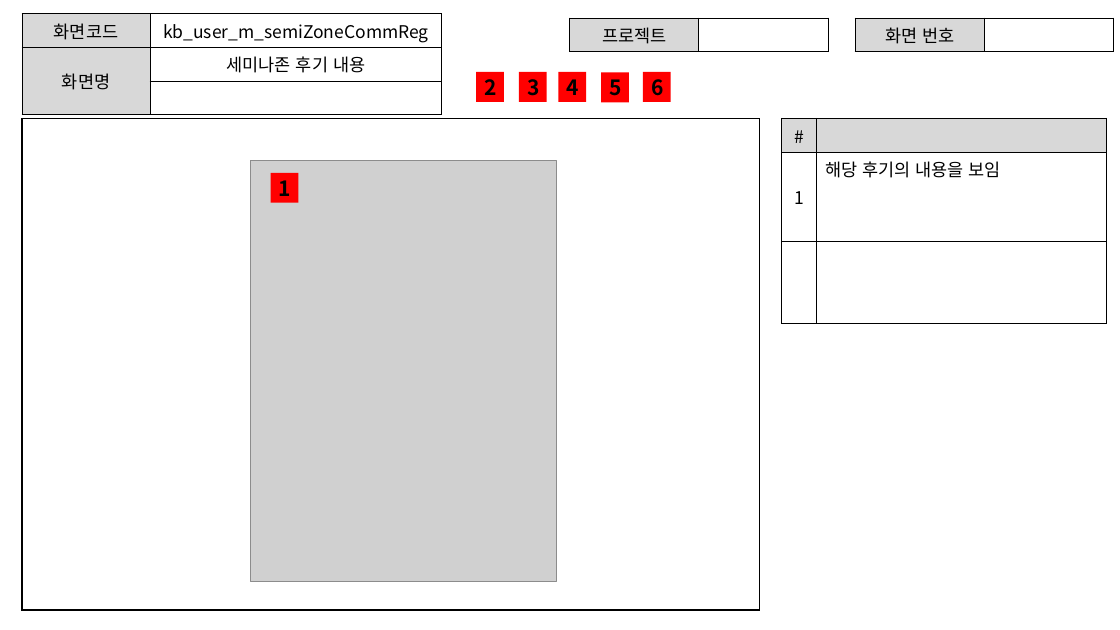
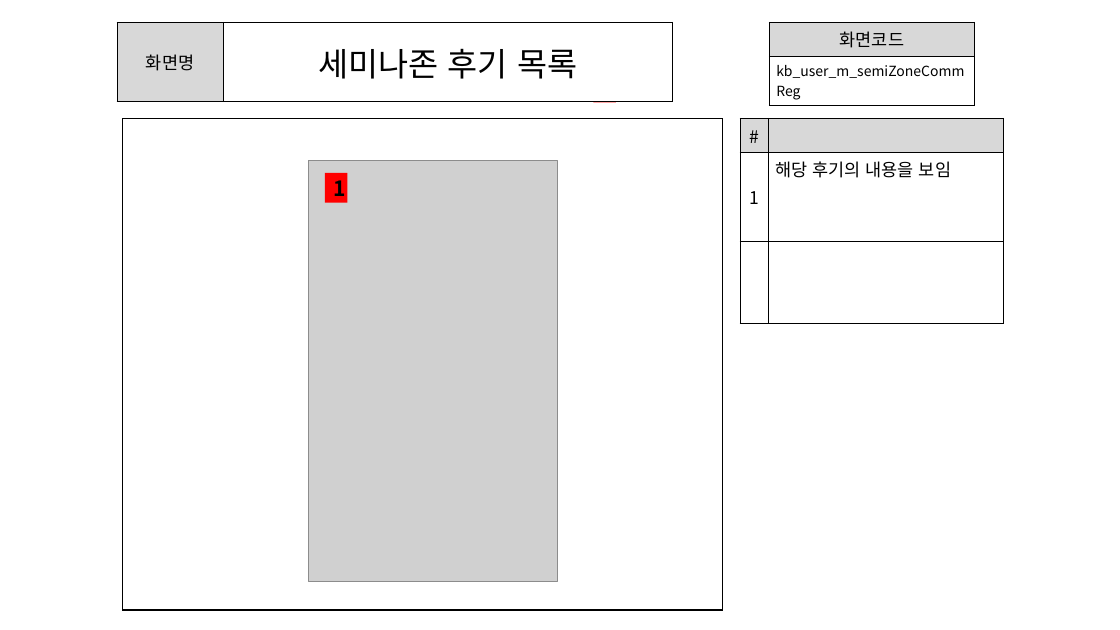
Before and after one commit to ezenteam2/e-Zone, a slide deck: slide 13 of 0 발표용 파워포인트/project05 - 파워포인트 종합 - 기범.pptx. Drawn at 1120x630 pixels with LibreOffice and Linux fonts; fonts in the diff are those of the drawing; grey boxes stand for pictures. Boxes give left, top, right and bottom in pixels: in the first picture for what was removed or moved away, otherwise in the second. Text is boxed around its words. In the diff, an @@ line names an element or a change of style, - is before the commit and + after.

```diff
--- a/0 발표용 파워포인트/project05 - 파워포인트 종합 - 기범.pptx
+++ b/0 발표용 파워포인트/project05 - 파워포인트 종합 - 기범.pptx
@@ table at (x1=118, y1=23, x2=673, y2=102) @@
-row 1: 화면코드 | kb_user_m_semiZoneCommReg
-row 2: 화면명 | 세미나존 후기 내용
-row 3:  | 
+row 1: 화면명 | 세미나존 후기 목록
@@ table resized from (x1=22, y1=13, x2=442, y2=102) to (x1=118, y1=23, x2=673, y2=102) @@
@@ table removed at (x1=570, y1=18, x2=828, y2=48), 1 rows, 2 columns @@
-프로젝트 | 
@@ table added at (x1=770, y1=23, x2=975, y2=82), 2 rows, 1 columns @@
+화면코드
+kb_user_m_semiZoneCommReg
@@ table removed at (x1=855, y1=18, x2=1114, y2=48), 1 rows, 2 columns @@
-화면 번호 | 
@@ text "2" rewrapped from (x1=476, y1=72, x2=504, y2=102) to (x1=500, y1=74, x2=512, y2=79) @@
@@ text "3" rewrapped from (x1=519, y1=72, x2=547, y2=102) to (x1=535, y1=74, x2=547, y2=79) @@
@@ text "4" rewrapped from (x1=559, y1=72, x2=586, y2=102) to (x1=567, y1=74, x2=579, y2=79) @@
@@ text "5" rewrapped from (x1=602, y1=72, x2=629, y2=102) to (x1=602, y1=71, x2=614, y2=101) @@
@@ text "6" rewrapped from (x1=643, y1=72, x2=670, y2=102) to (x1=636, y1=71, x2=648, y2=101) @@
@@ rectangle resized from (x1=22, y1=118, x2=760, y2=610) to (x1=123, y1=118, x2=723, y2=610) @@
@@ table resized from (x1=782, y1=118, x2=1107, y2=323) to (x1=740, y1=118, x2=1004, y2=323) @@
@@ picture resized from (x1=250, y1=160, x2=557, y2=581) to (x1=308, y1=160, x2=557, y2=581) @@
@@ rectangle "1" resized from (x1=271, y1=173, x2=298, y2=202) to (x1=325, y1=173, x2=348, y2=202) @@
```
Also in this commit, not shown: 15 other slides changed.
